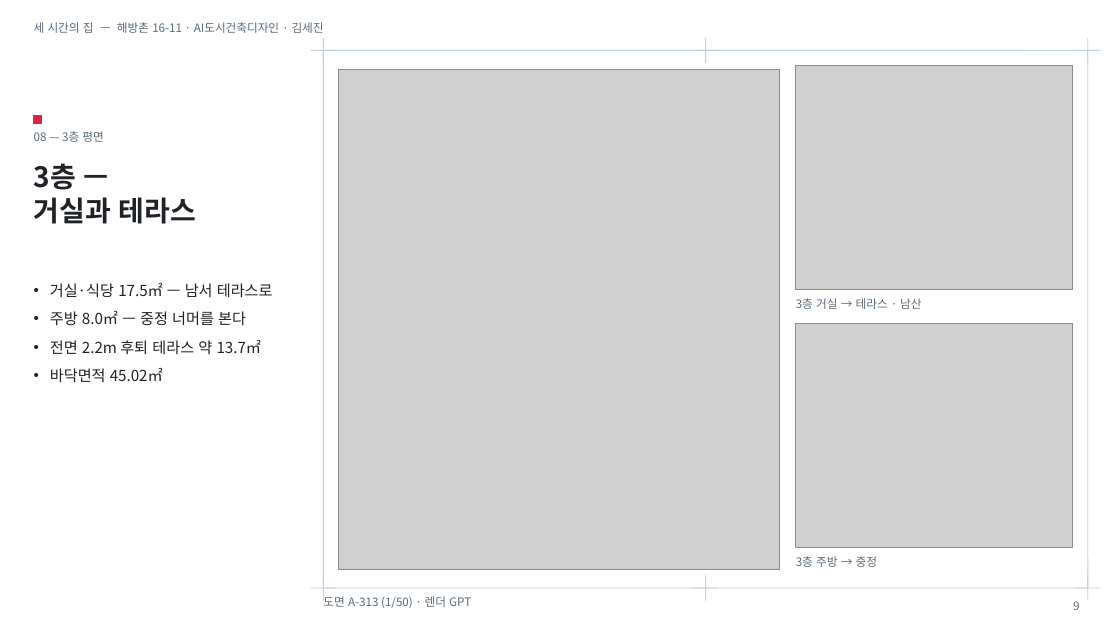
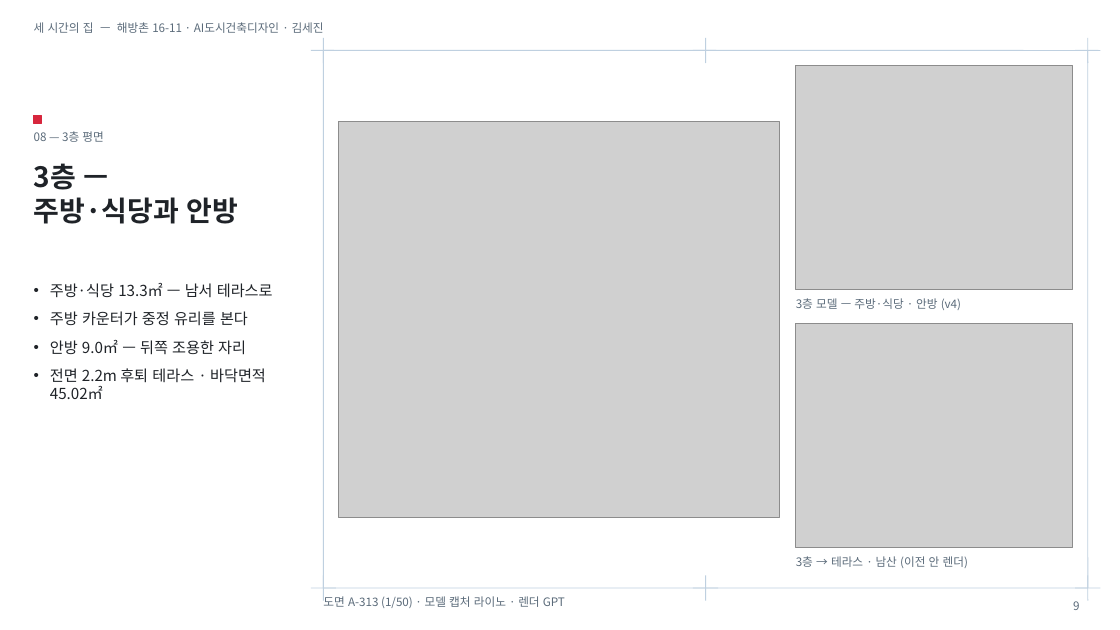
Before and after one commit to greenhopper-design/haebangchon-1611-maquette, a slide deck: slide 9 of assets/slides/three-hours-house.pptx. Drawn at 1120x630 pixels with LibreOffice and Linux fonts; fonts in the diff are those of the drawing; grey boxes stand for pictures. Boxes give left, top, right and bottom in pixels: in the first picture for what was removed or moved away, otherwise in the second. Text is boxed around its words. In the diff, an @@ line names an element or a change of style, - is before the commit and + after.

```diff
--- a/assets/slides/three-hours-house.pptx
+++ b/assets/slides/three-hours-house.pptx
@@ picture resized from (x1=339, y1=69, x2=779, y2=570) to (x1=339, y1=121, x2=779, y2=517) @@
@@ title at (x1=34, y1=197, x2=239, y2=224): text changed @@
-거실과 테라스
+주방·식당과 안방
@@ text at (x1=50, y1=283, x2=273, y2=399): text changed @@
-• 거실·식당 17.5㎡ — 남서 테라스로
-• 주방 8.0㎡ — 중정 너머를 본다
-• 전면 2.2m 후퇴 테라스 약 13.7㎡
-• 바닥면적 45.02㎡
+• 주방·식당 13.3㎡ — 남서 테라스로
+• 주방 카운터가 중정 유리를 본다
+• 안방 9.0㎡ — 뒤쪽 조용한 자리
+• 전면 2.2m 후퇴 테라스 · 바닥면적 45.02㎡
@@ text at (x1=796, y1=298, x2=961, y2=310): text changed @@
-3층 거실 → 테라스 · 남산
+3층 모델 — 주방·식당 · 안방 (v4)
@@ text at (x1=796, y1=556, x2=968, y2=568): text changed @@
-3층 주방 → 중정
+3층 → 테라스 · 남산 (이전 안 렌더)
@@ text at (x1=323, y1=594, x2=565, y2=608): text changed @@
-도면 A-313 (1/50) · 렌더 GPT
+도면 A-313 (1/50) · 모델 캡처 라이노 · 렌더 GPT
```
Also in this commit, not shown: 5 other slides changed, 25 other files.
